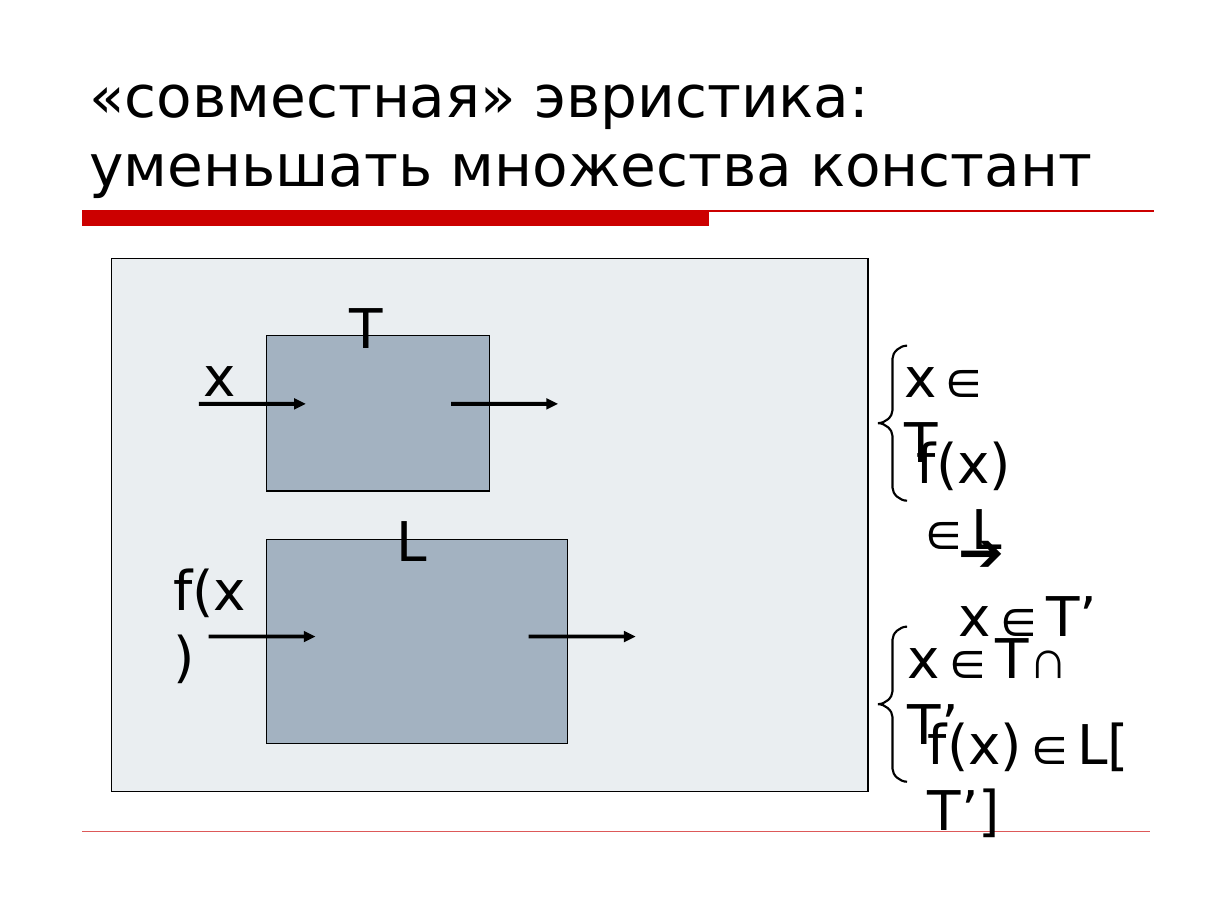
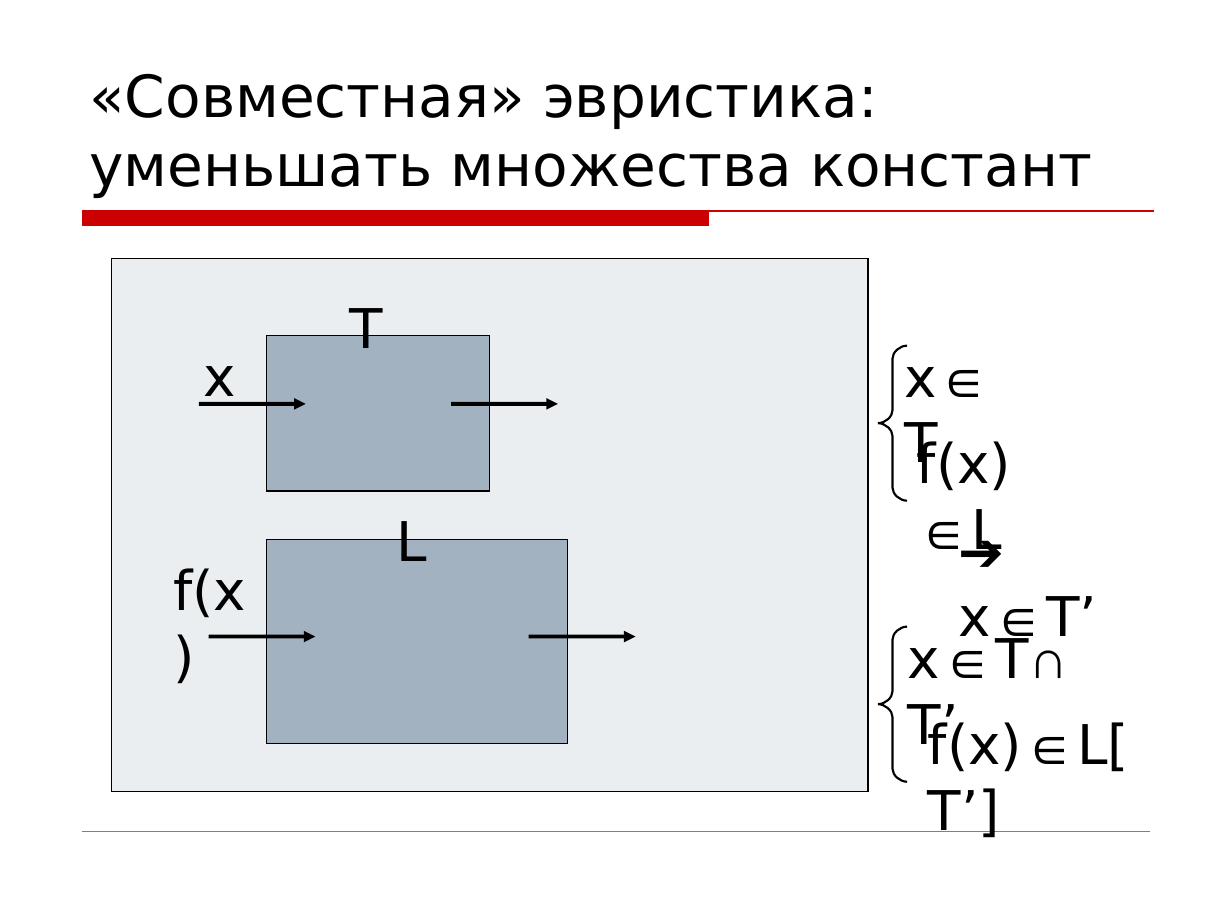
Before and after one commit to kornevgen/tesla-project, a slide deck: slide 19 of papers/THESIS/talks/Oct13 - ISP/isp-slides2.ppt. Drawn at 1232x924 pixels with LibreOffice and Linux fonts; fonts in the diff are those of the drawing; background and template pictures are left out. Boxes give left, top, right and bottom in pixels: in the first picture for what was removed or moved away, otherwise in the second. Text is boxed around its words. In the diff, an @@ line names an element or a change of style, - is before the commit and + after.

```diff
--- a/papers/THESIS/talks/Oct13 - ISP/isp-slides2.ppt
+++ b/papers/THESIS/talks/Oct13 - ISP/isp-slides2.ppt
@@ title at [89,74,1092,198]: text changed @@
-«совместная» эвристика: уменьшать множества констант
+«Совместная» эвристика: уменьшать множества констант
```
Also in this commit, not shown: 3 other slides changed.
